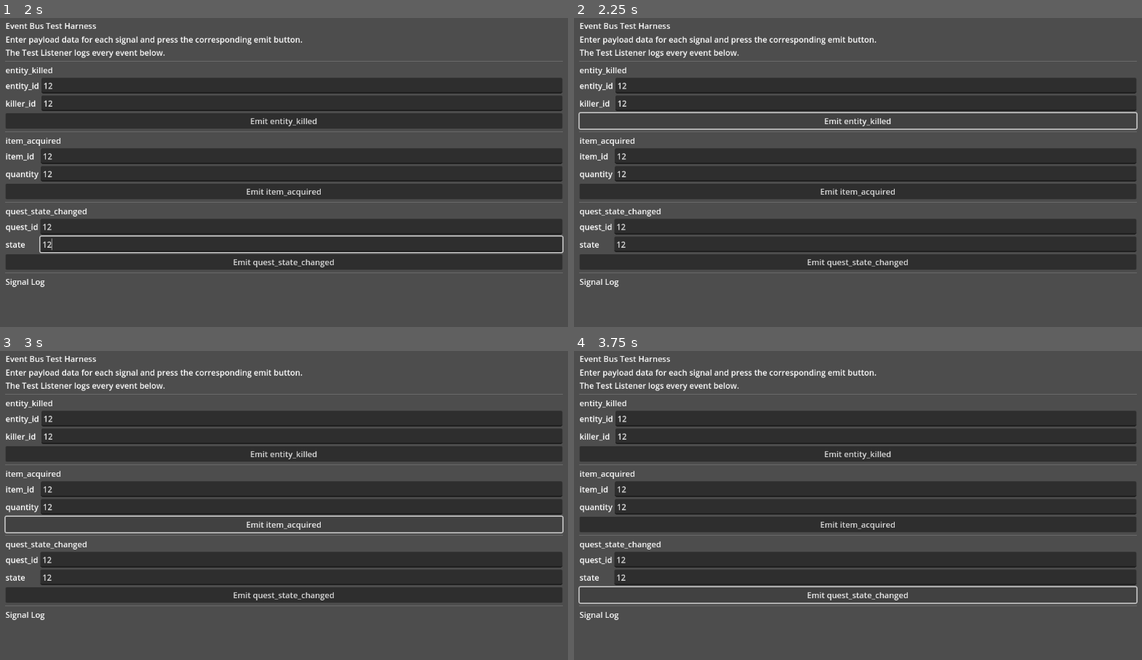
Above: before the commit, frames 1-4 (two rows, left to right).
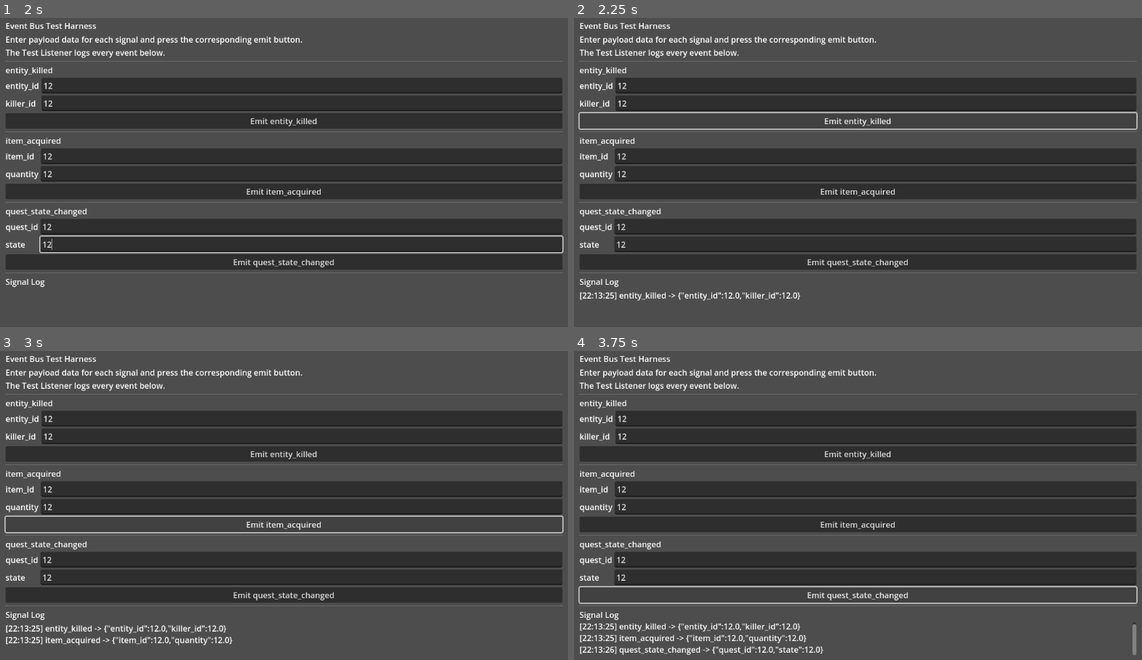
Above: after the commit, the same moments.

Repository: invisibleacropolis-ops/Glevel3
Game: Godot game, scene res://tests/EventBus_TestHarness.tscn
Two runs of this game, one before a commit and one after it. Both use one fixed random seed, a clock stepped at 60 frames per second and the inputs below. The project has no main scene, so this scene is started directly.
Inputs (mouse positions are in pixels of both pictures, inside the frame that each line leads up to):
- Up to frame 1 (2 s): click (301, 85) at 0.52 s; type "12" at 0.6 s; click (301, 104) at 0.75 s; type "12" at 0.83 s; click (301, 157) at 0.98 s; type "12" at 1.07 s; click (301, 172) at 1.27 s; type "12" at 1.35 s; click (301, 228) at 1.5 s; type "12" at 1.58 s; click (301, 243) at 1.73 s; type "12" at 1.82 s
- Up to frame 2 (2.25 s): click "Emit entity_killed" at 2 s
- Up to frame 3 (3 s): click "Emit item_acquired" at 2.75 s
- Up to frame 4 (3.75 s): click "Emit quest_state_changed" at 3.5 s

Frame 1 is identical in both runs. In frame 2, 0.4% of the frame differs, in the area x 1-40%, y 88-92%; in frame 3, 0.8%; in frame 4, 1.3%, in the area x 1-99%, y 88-99%.
Error before the commit: Parse Error: Identifier "Variant" not declared in the current scope. (res://src/globals/EventBus.gd:135)

Commit message:
Improve EventBus singleton access

Diff:
--- a/src/globals/EventBus.gd
+++ b/src/globals/EventBus.gd
@@ -1,5 +1,11 @@
 extends Node
 class_name EventBus
+
+## Holds a reference to the autoloaded singleton instance so code can resolve the
+## EventBus without resorting to scene tree lookups. The value is assigned when
+## the node enters the tree and cleared on exit so tests can instantiate their
+## own isolated copies without side effects.
+static var _singleton: EventBus = null
 
 ## Centralized, autoloaded event bus that brokers decoupled communication between
 ## gameplay systems. All signals defined here must accept exactly one argument –
@@ -110,9 +116,28 @@
     # This node is intended to be added as an autoload singleton.
     pass
 
+func _enter_tree() -> void:
+    _singleton = self
+
+func _exit_tree() -> void:
+    if _singleton == self:
+        _singleton = null
+
+## Returns the active EventBus singleton when it has been registered as an
+## autoload. This is intentionally static so callers can access the shared
+## instance without depending on the autoload name or scene tree paths.
+static func get_singleton() -> EventBus:
+    return _singleton
+
+## Convenience helper allowing call sites to guard EventBus usage until the
+## autoload has been initialized.
+static func is_singleton_ready() -> bool:
+    return is_instance_valid(_singleton)
+
 ## Broadcasts a signal after validating the provided payload dictionary against the
 ## documented contract. Returns a Godot error code that callers can inspect when
 ## running in validation-heavy environments (e.g., automated tests).
+@warning_ignore("native_method_override")
 func emit_signal(signal_name: StringName, payload: Variant = null) -> int:
     var validation_result := _validate_payload(signal_name, payload)
     if validation_result != OK:
@@ -132,7 +157,7 @@
     if typeof(payload) != TYPE_DICTIONARY:
         push_error("EventBus.%s expects a Dictionary payload but received %s." % [
             signal_name,
-            Variant.get_type_name(typeof(payload)),
+            type_string(typeof(payload)),
         ])
         return ERR_INVALID_PARAMETER
 
@@ -151,7 +176,7 @@
                 "EventBus.%s payload key \"%s\" has invalid type %s (expected %s)." % [
                     signal_name,
                     key,
-                    Variant.get_type_name(typeof(payload[key])),
+                    type_string(typeof(payload[key])),
                     _describe_expected_type(required[key]),
                 ]
             )
@@ -164,7 +189,7 @@
                 "EventBus.%s optional key \"%s\" has invalid type %s (expected %s)." % [
                     signal_name,
                     key,
-                    Variant.get_type_name(typeof(payload[key])),
+                    type_string(typeof(payload[key])),
                     _describe_expected_type(optional[key]),
                 ]
             )
@@ -198,7 +223,7 @@
     if typeof(expected_rule) == TYPE_ARRAY:
         var names := PackedStringArray()
         for allowed_type in expected_rule:
-            names.append(Variant.get_type_name(int(allowed_type)))
+            names.append(type_string(int(allowed_type)))
         return ", ".join(names)
 
-    return Variant.get_type_name(int(expected_rule))
+    return type_string(int(expected_rule))
--- a/src/systems/DebugSystem.gd
+++ b/src/systems/DebugSystem.gd
@@ -1,14 +1,19 @@
 extends "res://src/systems/System.gd"
 class_name DebugSystem
+
+const EVENT_BUS_SCRIPT := preload("res://src/globals/EventBus.gd")
 
 const EntityData = preload("res://src/core/EntityData.gd")
 const StatsComponent = preload("res://src/systems/StatsComponent.gd")
 
 ## Optional EventBus reference to allow dependency injection in tests.
-var event_bus: Node = null
+var event_bus: EventBus = null
 
 ## Simple system that prints entity statistics to the console each physics frame.
 ## Designed for Godot 4.4.1.
+
+func _ready() -> void:
+    _ensure_event_bus_subscription()
 
 func _physics_process(delta: float) -> void:
     for entity in get_tree().get_nodes_in_group("entities"):
@@ -26,9 +31,61 @@
                     }
                 )
 
+func _ensure_event_bus_subscription() -> void:
+    if event_bus and _connect_event_bus(event_bus):
+        return
+
+    if typeof(EventBus) == TYPE_OBJECT and EventBus is Node:
+        event_bus = EventBus
+        var error := EventBus.connect(
+            "entity_killed",
+            Callable(self, "_on_entity_killed"),
+            Object.CONNECT_REFERENCE_COUNTED,
+        )
+        if error != OK and error != ERR_ALREADY_IN_USE:
+            push_warning("DebugSystem failed to connect to EventBus.entity_killed (error %d)." % error)
+        return
+
+    if EVENT_BUS_SCRIPT.is_singleton_ready():
+        event_bus = EVENT_BUS_SCRIPT.get_singleton()
+        if _connect_event_bus(event_bus):
+            return
+
+    var resolved_bus := _get_event_bus()
+    if resolved_bus:
+        event_bus = resolved_bus
+        _connect_event_bus(event_bus)
+
+func _connect_event_bus(bus: Node) -> bool:
+    if not is_instance_valid(bus):
+        return false
+
+    if not bus.has_signal("entity_killed"):
+        push_warning("EventBus reference missing entity_killed signal; cannot subscribe.")
+        return false
+
+    var error := bus.connect(
+        "entity_killed",
+        Callable(self, "_on_entity_killed"),
+        Object.CONNECT_REFERENCE_COUNTED,
+    )
+    if error != OK and error != ERR_ALREADY_IN_USE:
+        push_warning("DebugSystem failed to connect to entity_killed (error %d)." % error)
+        return false
+
+    return true
+
 ## Attempts to locate the global EventBus if it was not injected manually.
 func _get_event_bus() -> Node:
     if event_bus:
+        return event_bus
+
+    if EVENT_BUS_SCRIPT.is_singleton_ready():
+        event_bus = EVENT_BUS_SCRIPT.get_singleton()
+        return event_bus
+
+    if typeof(EventBus) == TYPE_OBJECT and EventBus is Node:
+        event_bus = EventBus
         return event_bus
 
     var tree := get_tree()
@@ -50,3 +107,12 @@
         "health": stats.health,
         "action_points": stats.action_points,
     }
+
+## Receives notifications when other systems broadcast entity_killed.
+## The payload is retained for future diagnostics or extended instrumentation.
+func _on_entity_killed(payload: Dictionary) -> void:
+    if not payload.has("entity_id"):
+        return
+
+    var entity_id := payload["entity_id"]
+    print("DebugSystem observed entity_killed for %s" % str(entity_id))
--- a/src/systems/System.gd
+++ b/src/systems/System.gd
@@ -1,5 +1,7 @@
 extends Node
 class_name System
+
+const EVENT_BUS_SCRIPT := preload("res://src/globals/EventBus.gd")
 
 ## Abstract base class for gameplay systems that operate on entities.
 ## Systems are expected to iterate over entities each frame and perform logic.
@@ -44,6 +46,12 @@
 ## Internal helper that fetches the EventBus autoload or returns null when the
 ## system is running outside of a full game tree (e.g. during isolated tests).
 func _get_event_bus() -> Node:
+    if EVENT_BUS_SCRIPT.is_singleton_ready():
+        return EVENT_BUS_SCRIPT.get_singleton()
+
+    if typeof(EventBus) == TYPE_OBJECT and EventBus is Node:
+        return EventBus
+
     var scene_tree := get_tree()
     if scene_tree == null:
         return null
